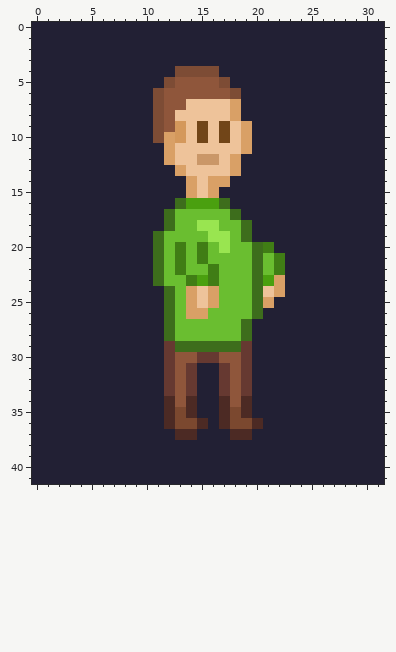
Pixel-art file: Cherry/Assets/Textures/Characters/Player/Player-idle/Player-idle.aseprite. The first picture shows the starting point.
32x42 pixels, 1 frame. Colours within 5 levels of each other are drawn and written as one.
After the commit:
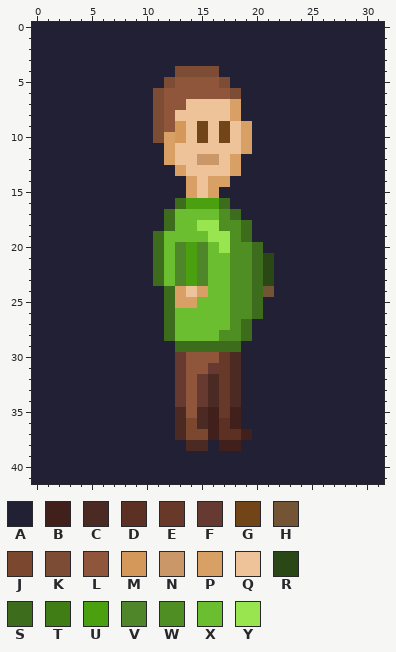
Palette (. is transparent): A #222034  B #411f1b  C #4c2a24  D #5c3022  E #683829  F #663931  G #714518  H #735536  J #7b482f  K #7d4c35  L #8f563b  M #d4985b  N #ca9768  P #d9a066  Q #eec39a  R #2a4716  S #3d6d1c  T #407d15  U #4aa00f  V #4f8629  W #4e8e22  X #6abe30  Y #99e550
From the commit log: Edited player texture It has more depth now
Difference:
--- layers "Arms", "Legs"
@@ x 10..24 @@
 16 AAASUUUSAAAAAAA
-17 AASXXXXXSAAAAAA
-18 AASXXYYXXSAAAAA
-19 ASXXXXYYXSAAAAA
-20 ASXTXTXYXXSTAAA
-21 ASXTXTXXXXSXTAA
-22 ASXTXXTXXXSXTAA
-23 ASXXTUTXXXSUPAA
-24 AASXPQPXXXSQPAA
-25 AASXPQPXXXSPAAA
-26 AASXPPXXXXSAAAA
-27 AASXXXXXXSAAAAA
-28 AASXXXXXXSAAAAA
-29 AAFSSSSSSFAAAAA
-30 AAFLLFFLLFAAAAA
-31 AAFLFAAFLFAAAAA
-32 AAFLFAAFLFAAAAA
-33 AAFLFAAFLFAAAAA
-34 AACLCAACLCAAAAA
-35 AACJCAACJCAAAAA
-36 AACJJCACJJCAAAA
-37 AAACCAAACCAAAAA
-38 AAAAAAAAAAAAAAA
+17 AASXXXXWSAAAAAA
+18 AASXXYYWWSAAAAA
+19 ASXXXXYYWSAAAAA
+20 ASXVUVXYWWSAAAA
+21 ASXVUVXXWWSRAAA
+22 ASXVUVXXWWSRAAA
+23 ASXVUVXXWWSRAAA
+24 AASPQPXXWWSHAAA
+25 AASPPXXXWWSAAAA
+26 AASXXXXXWWSAAAA
+27 AASXXXXXWSAAAAA
+28 AASXXXXWWSAAAAA
+29 AAASSSSSSAAAAAA
+30 AAAFLLLECAAAAAA
+31 AAAFLLFECAAAAAA
+32 AAAFLFCECAAAAAA
+33 AAAFLFCECAAAAAA
+34 AAAFLFCECAAAAAA
+35 AAACLCBEBAAAAAA
+36 AAACJCBDBAAAAAA
+37 AAACJJBDDBAAAAA
+38 AAAACCABBAAAAAA
 39 AAAAAAAAAAAAAAA
Changed places in both pictures, as pixel boxes (x1, y1, x2, y2):
changed: (164, 209, 285, 451)
